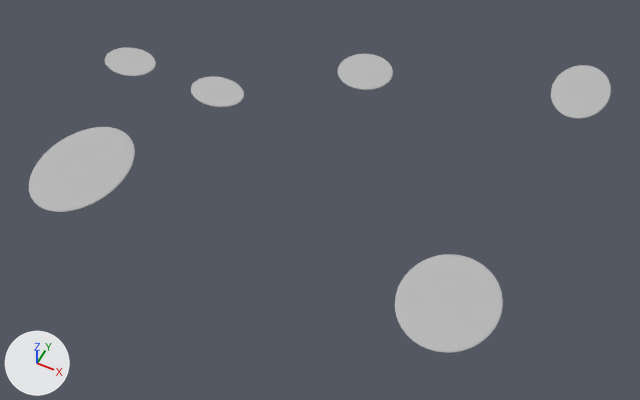
A saved change to the OBJ model Kinderki/res/models/level/sands.OBJ.
Both versions are drawn from a 50 mm camera at (3965.0, -3492.0, 4172.0) aimed at (2162.0, 114.0, -336.0). The axes (+X, +Y, +Z) are drawn at lower left. The lights are the same throughout. Where no turn or scale is listed for an object, it has been applied to the vertices.

Before the edit, the objects in view are built like this:
```python
me_default = bpy.data.meshes.new('default')
me_default.from_pydata(...)  # 12300 vertices, 24576 faces; spans x 250.0..3685.0, y -994.0..1890.0, z 2.0..17.0
me_default.materials.append(mat_default)  # grey #bcbcbc
ob_default = bpy.data.objects.new('default', me_default)
ob_default.location = (0.0, 0.0, 0.0)
```
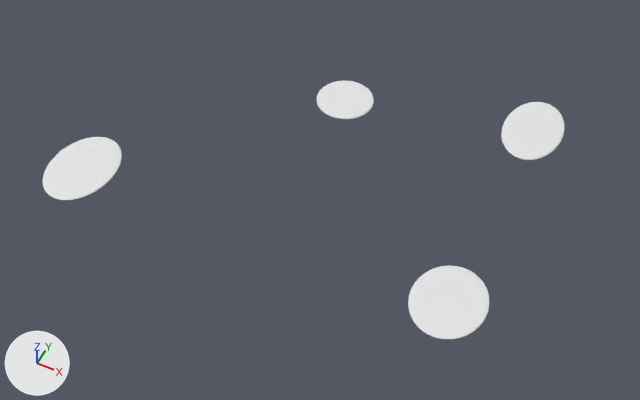
The edits, one by one:
me_default has 12300 vertices, 24576 faces and spans x 250.0..3685.0, y -994.0..1890.0, z 2.0..17.0.
me_default is used by ob_default; location (0.0, 0.0, 0.0).
me_default no longer uses material mat_default (grey #bcbcbc).
me_default part 1: the loose piece of 2050 vertices spanning x 490.0..1090.0, y -994.0..-194.0, z 2.0..12.0 is scaled about its middle by 0.747.
me_default part 2: the loose piece of 2050 vertices spanning x 1835.0..2235.0, y 898.0..1298.0, z 7.0..17.0 is moved by (0.0, -338.0, 0.0).
me_default part 3: the loose piece of 2050 vertices spanning x 3285.0..3685.0, y 1290.0..1890.0, z 2.0..12.0 is moved by (-181.0, -534.0, 0.0).
me_default part 4: the loose piece of 2050 vertices spanning x 3002.0..3602.0, y -873.0..-173.0, z 2.0..12.0 is scaled about its middle by 0.752.
me_default part 5: the loose piece of 2050 vertices spanning x 250.0..650.0, y 286.0..586.0, z 2.0..12.0 is deleted.
me_default part 6: the loose piece of 2050 vertices spanning x 990.0..1390.0, y 286.0..586.0, z 2.0..12.0 is deleted.

Where the change shows, as pixel boxes (x1, y1, x2, y2) in the pictures (640 x 400 px; the box of a moved part takes in the faces that stretch with it):
'default', reshaped (10% narrower, 16% shorter)
    before: (29, 47, 611, 353)
    after: (43, 81, 565, 339)
part 1 of me_default, moved or reshaped
    before: (29, 127, 135, 212)
    after: (43, 137, 122, 200)
part 2 of me_default, moved or reshaped
    before: (338, 54, 393, 90)
    after: (317, 81, 374, 119)
part 3 of me_default, moved or reshaped
    before: (551, 65, 611, 119)
    after: (501, 102, 565, 160)
part 4 of me_default, moved or reshaped
    before: (395, 254, 503, 353)
    after: (408, 265, 489, 339)
part 5 of me_default, deleted
    before: (105, 47, 156, 76)
part 6 of me_default, deleted
    before: (191, 76, 244, 107)
